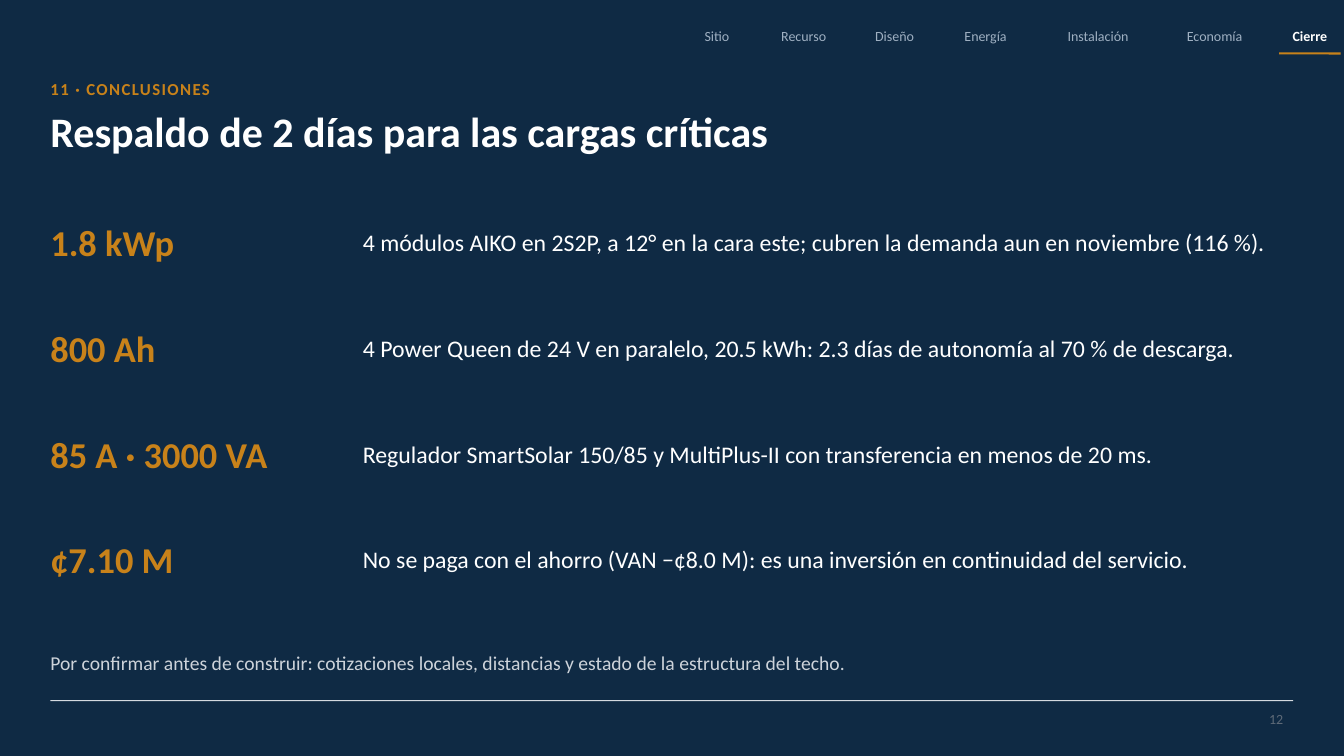
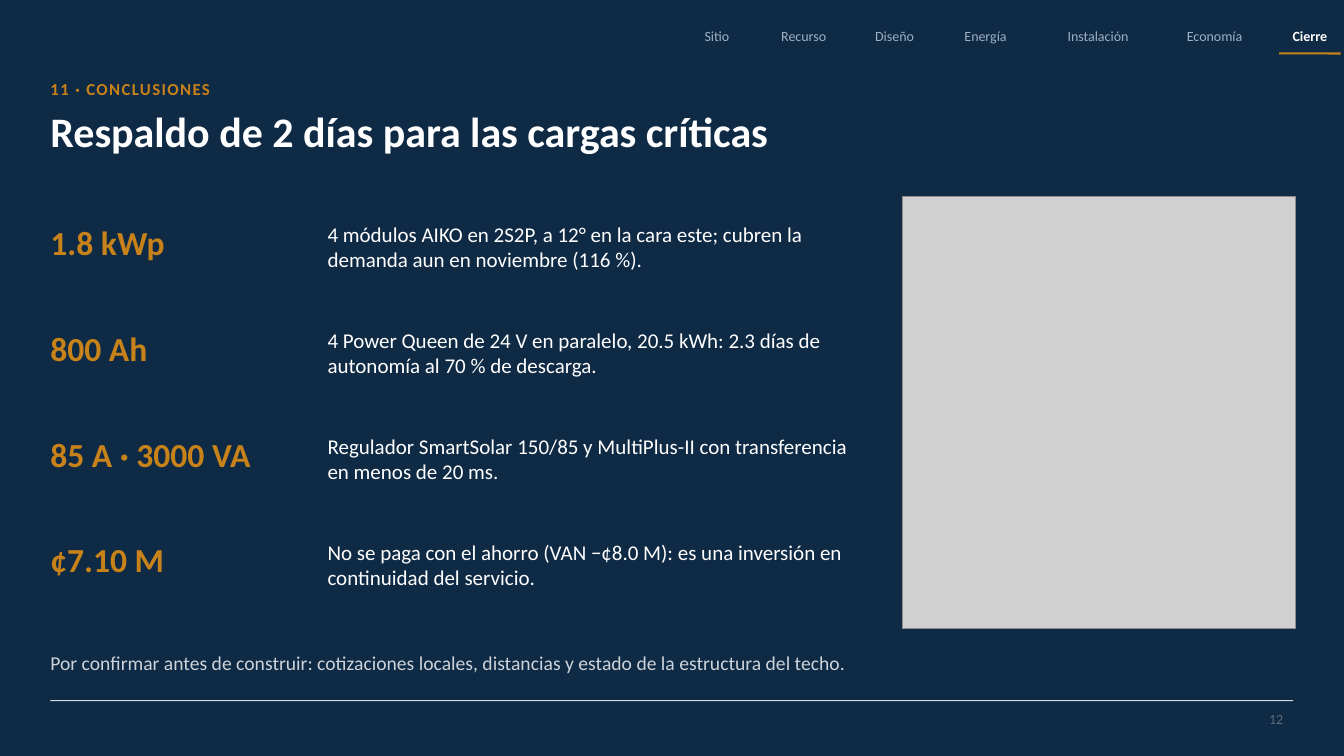
Before and after one commit to Jordis17/PROYECTO-2-FOTOVOLTAICOS, a slide deck: slide 12 of informe/presentacion/Sistema_FV_aislado_Abner_Lopez.pptx. Drawn at 1344x756 pixels with LibreOffice and Linux fonts; fonts in the diff are those of the drawing; grey boxes stand for pictures. Boxes give left, top, right and bottom in pixels: in the first picture for what was removed or moved away, otherwise in the second. Text is boxed around its words. In the diff, an @@ line names an element or a change of style, - is before the commit and + after.

```diff
--- a/informe/presentacion/Sistema_FV_aislado_Abner_Lopez.pptx
+++ b/informe/presentacion/Sistema_FV_aislado_Abner_Lopez.pptx
@@ text "4 módulos AIKO en 2S2P, ...": place and size @@
-text "4 módulos AIKO en 2S2P, ..." at bbox=[363, 234, 1228, 254]
+text "4 módulos AIKO en 2S2P, ..." at bbox=[328, 227, 802, 270]
@@ picture added at bbox=[902, 197, 1296, 629] @@
@@ text "4 Power Queen de 24 ...": place and size @@
-text "4 Power Queen de 24 ..." at bbox=[363, 340, 1234, 361]
+text "4 Power Queen de 24 ..." at bbox=[328, 333, 820, 377]
@@ text "Regulador SmartSolar 150/85 y MultiPlus-II ...": place and size @@
-text "Regulador SmartSolar 150/85 y MultiPlus-II ..." at bbox=[363, 446, 1152, 467]
+text "Regulador SmartSolar 150/85 y MultiPlus-II ..." at bbox=[328, 439, 847, 479]
@@ size 26 to 24 pt in 4 elements at bbox=[50, 231, 165, 261], bbox=[50, 337, 147, 362], bbox=[50, 444, 250, 468], bbox=[50, 550, 164, 576] @@
@@ size 17 to 15 pt in 4 elements at bbox=[328, 227, 802, 270], bbox=[328, 333, 820, 377], bbox=[328, 439, 847, 479], bbox=[328, 545, 841, 585] @@
@@ text "No se paga con el ...": place and size @@
-text "No se paga con el ..." at bbox=[363, 551, 1188, 572]
+text "No se paga con el ..." at bbox=[328, 545, 841, 585]
```
Also in this commit, not shown: 9 other slides changed, 16 other files.
